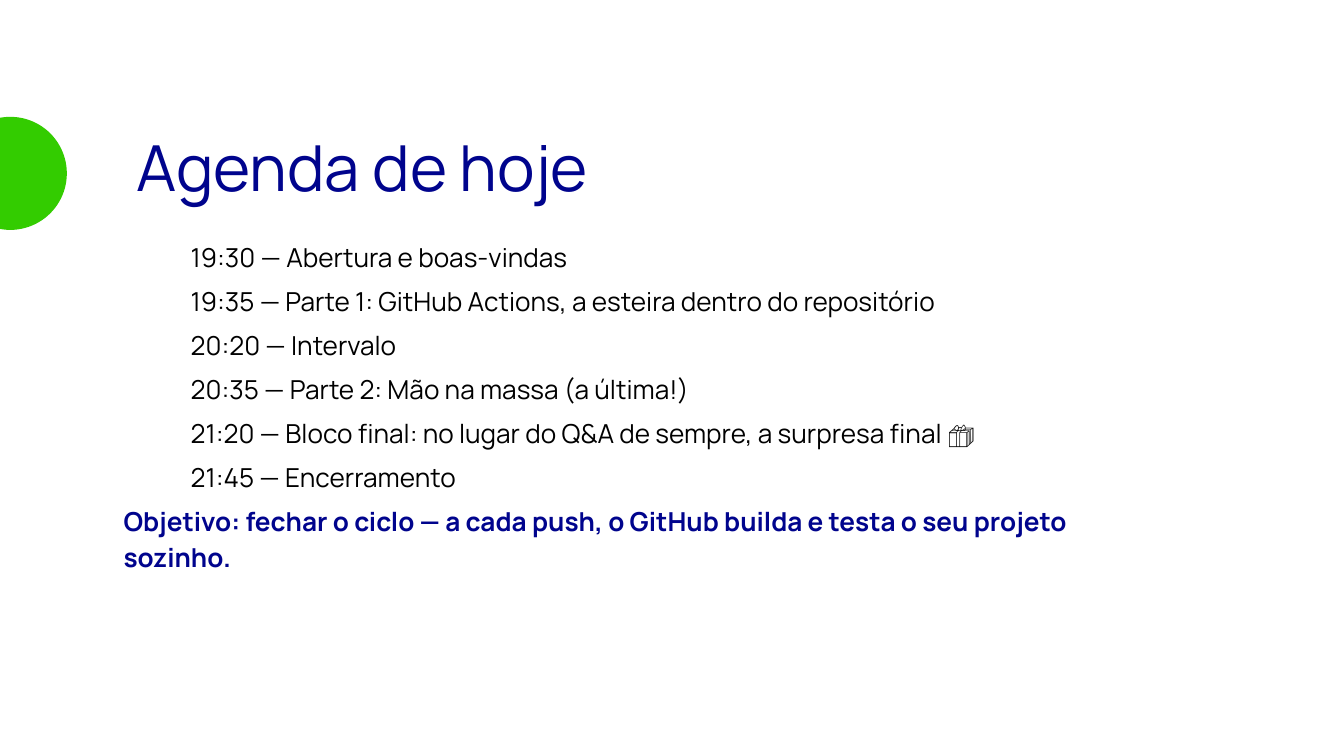
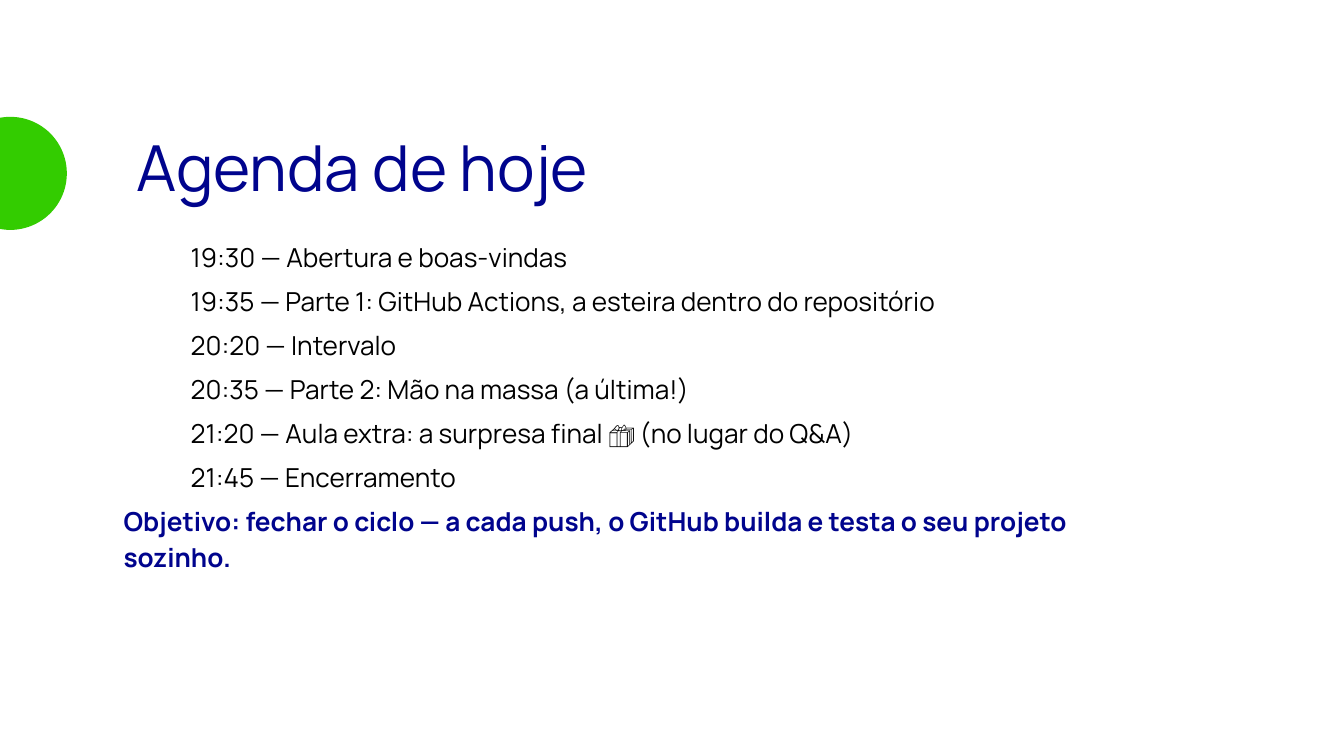
Before and after one commit to matera-vrn/bootcamp-devops-2026, a slide deck: slide 2 of aulas/aula-10-github-actions/slides/aula-10.odp. Drawn at 1344x756 pixels with LibreOffice and Linux fonts; fonts in the diff are those of the drawing; background and template pictures are left out. Boxes give left, top, right and bottom in pixels: in the first picture for what was removed or moved away, otherwise in the second. Text is boxed around its words. In the diff, an @@ line names an element or a change of style, - is before the commit and + after.

```diff
--- a/aulas/aula-10-github-actions/slides/aula-10.odp
+++ b/aulas/aula-10-github-actions/slides/aula-10.odp
@@ text at box(191, 421, 853, 450): text changed @@
-● 21:20 — Bloco final: no lugar do Q&A de sempre, a surpresa final 🎁
+● 21:20 — Aula extra: a surpresa final 🎁 (no lugar do Q&A)
```
Also in this commit, not shown: 1 other slide changed, 3 slides removed, 9 other files.
